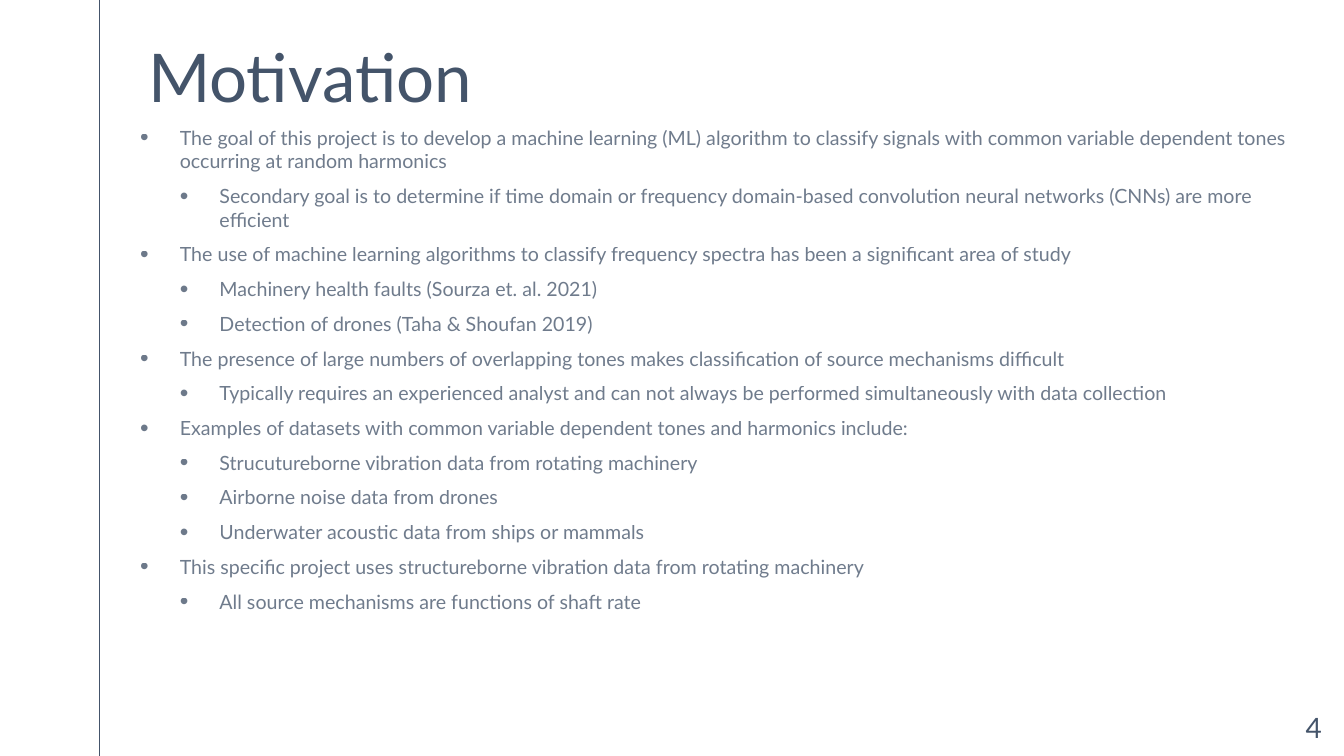
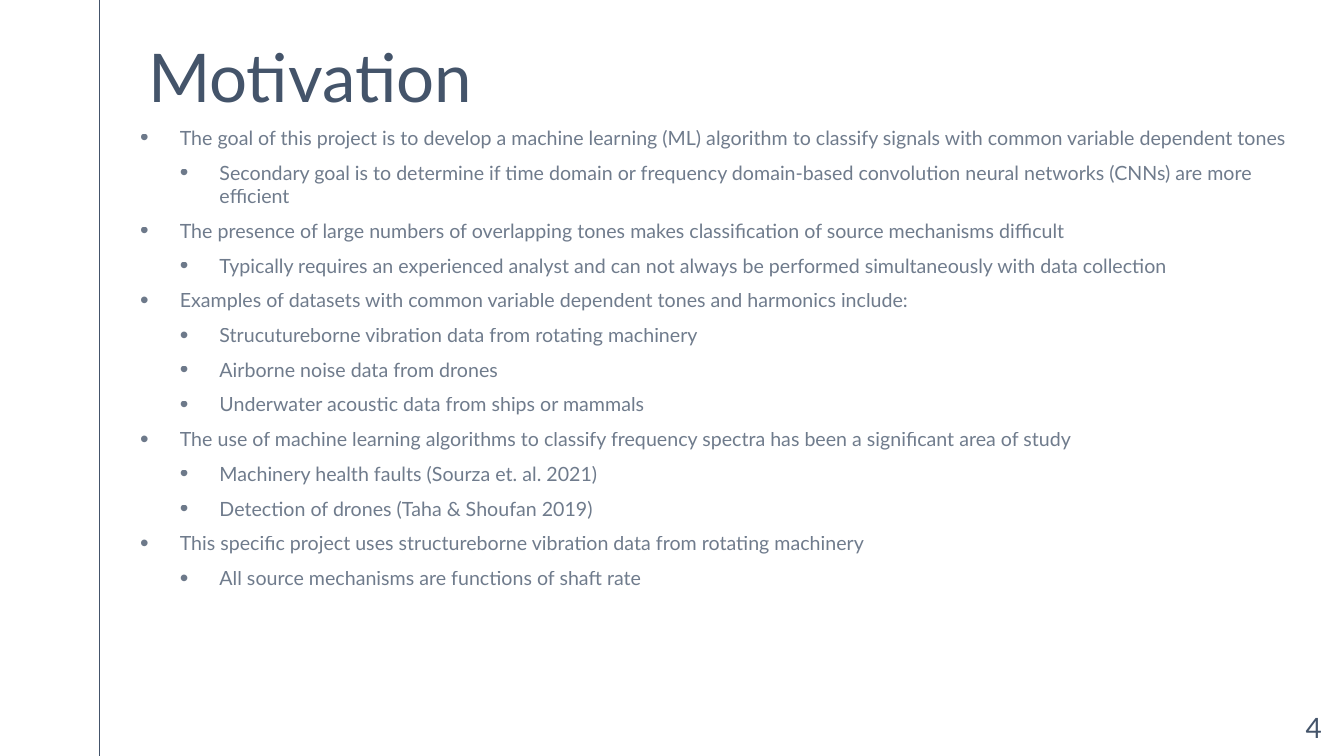
Before and after one commit to cbell14/ELE_594, a slide deck: slide 4 of Classification_of_Harmonics_Using_ML_v1.pptx. Drawn at 1344x756 pixels with LibreOffice and Linux fonts; fonts in the diff are those of the drawing. Boxes give left, top, right and bottom in pixels: in the first picture for what was removed or moved away, otherwise in the second. Text is boxed around its words. In the diff, an @@ line names an element or a change of style, - is before the commit and + after.

```diff
--- a/Classification_of_Harmonics_Using_ML_v1.pptx
+++ b/Classification_of_Harmonics_Using_ML_v1.pptx
@@ text at (x1=180, y1=130, x2=1285, y2=149): text changed @@
-• The goal of this project is to develop a machine learning (ML) algorithm to classify signals with common variable dependent tones occurring at random harmonics
+• The goal of this project is to develop a machine learning (ML) algorithm to classify signals with common variable dependent tones
@@ text at (x1=180, y1=247, x2=1071, y2=334): paragraphs removed @@
-• The use of machine learning algorithms to classify frequency spectra has been a significant area of study
-  • Machinery health faults (Sourza et. al. 2021)
-  • Detection of drones (Taha & Shoufan 2019)
@@ text at (x1=180, y1=432, x2=1071, y2=519): paragraphs added @@
+• The use of machine learning algorithms to classify frequency spectra has been a significant area of study
+  • Machinery health faults (Sourza et. al. 2021)
+  • Detection of drones (Taha & Shoufan 2019)
```
Also in this commit, not shown: 4 other slides changed, 2 other files.
